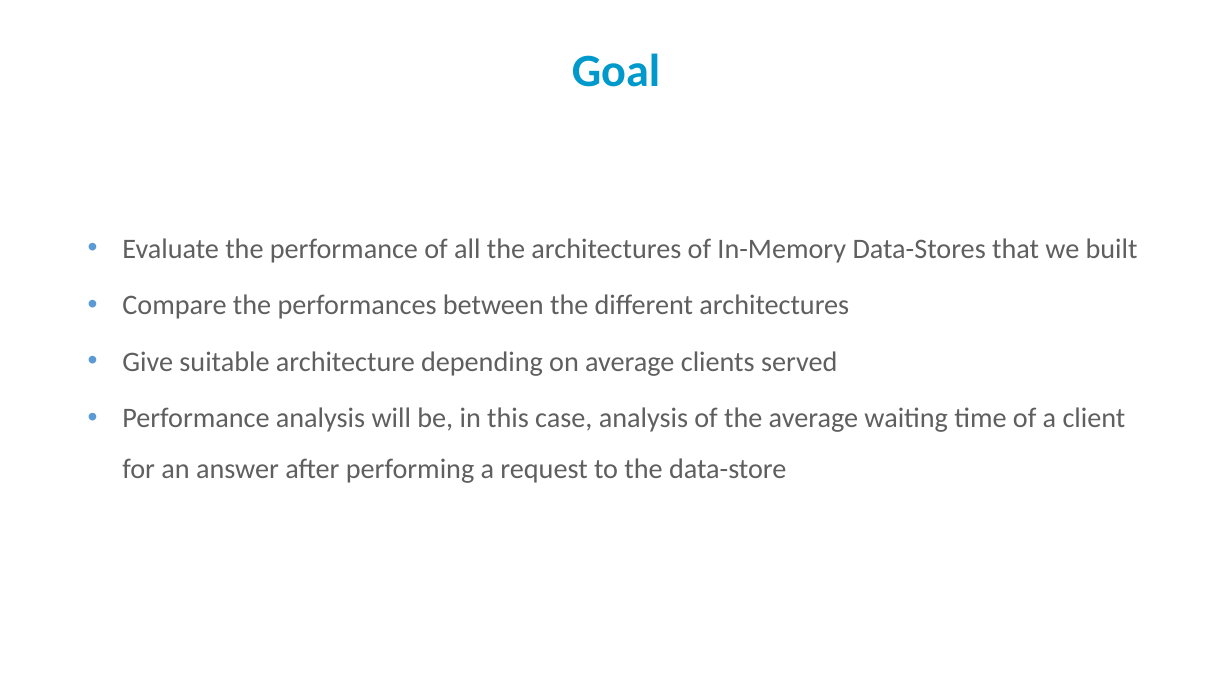
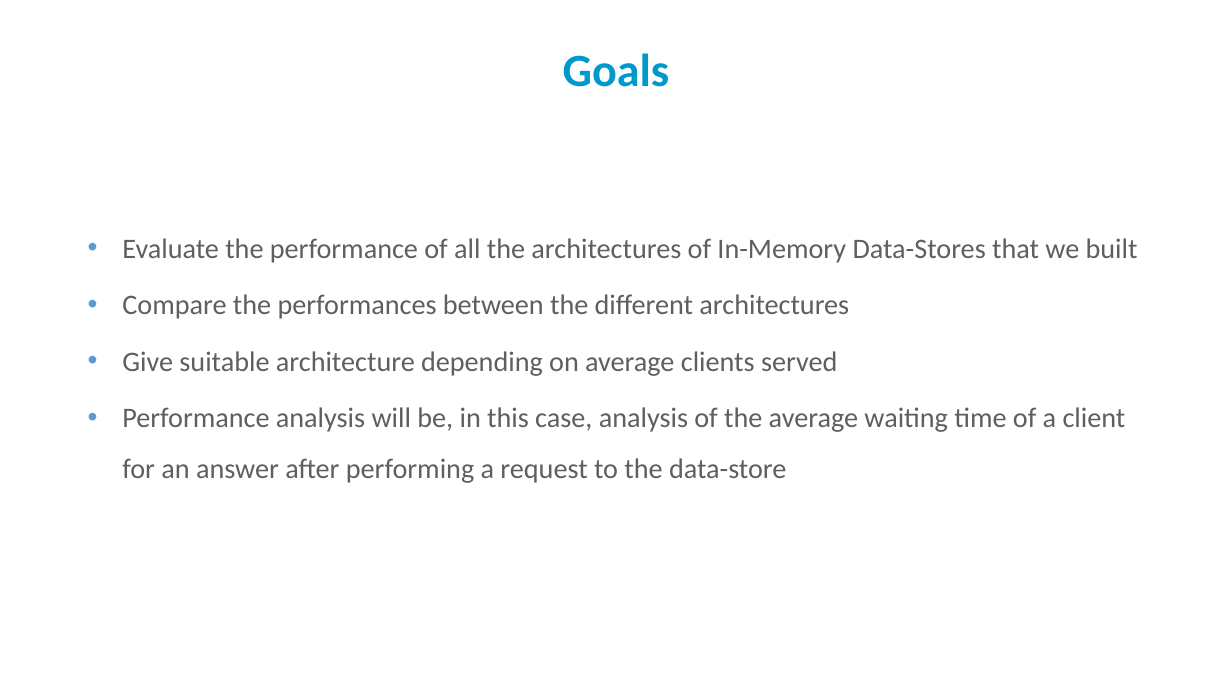
Before and after one commit to PatrickAndrade/top2developers, a slide deck: slide 6 of Perf Eval - Final presentation.pptx. Drawn at 1232x693 pixels with LibreOffice and Linux fonts; fonts in the diff are those of the drawing; background and template pictures are left out. Boxes give left, top, right and bottom in pixels: in the first picture for what was removed or moved away, otherwise in the second. Text is boxed around its words. In the diff, an @@ line names an element or a change of style, - is before the commit and + after.

```diff
--- a/Perf Eval - Final presentation.pptx
+++ b/Perf Eval - Final presentation.pptx
@@ text at (563,53,670,87): text changed @@
-Goal
+Goals
```
Also in this commit, not shown: 9 other slides changed, 9 slides added, 5 slides removed.
